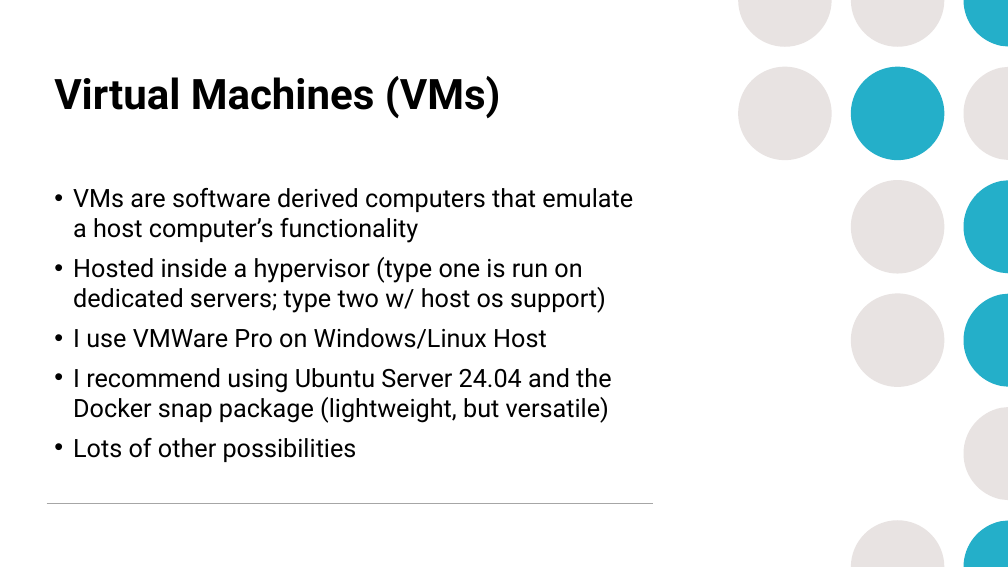
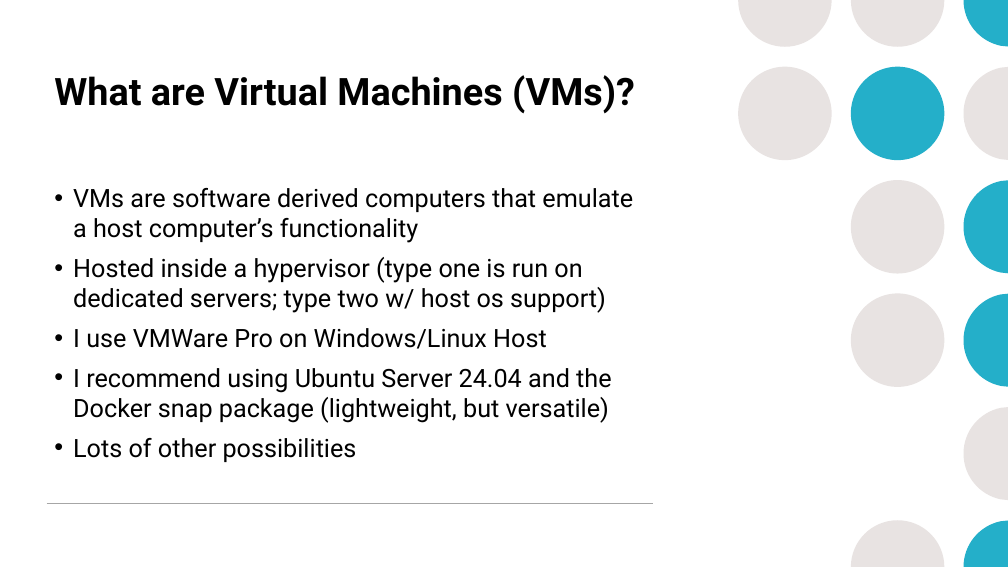
Before and after one commit to mrobbeloth/Lectures, a slide deck: slide 7 of Minecraft/Learning DevOps Through Minecraft.pptx. Drawn at 1008x567 pixels with LibreOffice and Linux fonts; fonts in the diff are those of the drawing. Boxes give left, top, right and bottom in pixels: in the first picture for what was removed or moved away, otherwise in the second. Text is boxed around its words. In the diff, an @@ line names an element or a change of style, - is before the commit and + after.

```diff
--- a/Minecraft/Learning DevOps Through Minecraft.pptx
+++ b/Minecraft/Learning DevOps Through Minecraft.pptx
@@ title at box(54, 75, 635, 113): text changed; size 40 to 36 pt @@
-Virtual Machines (VMs)
+What are Virtual Machines (VMs)?
```
Also in this commit, not shown: 1 other slide changed.
